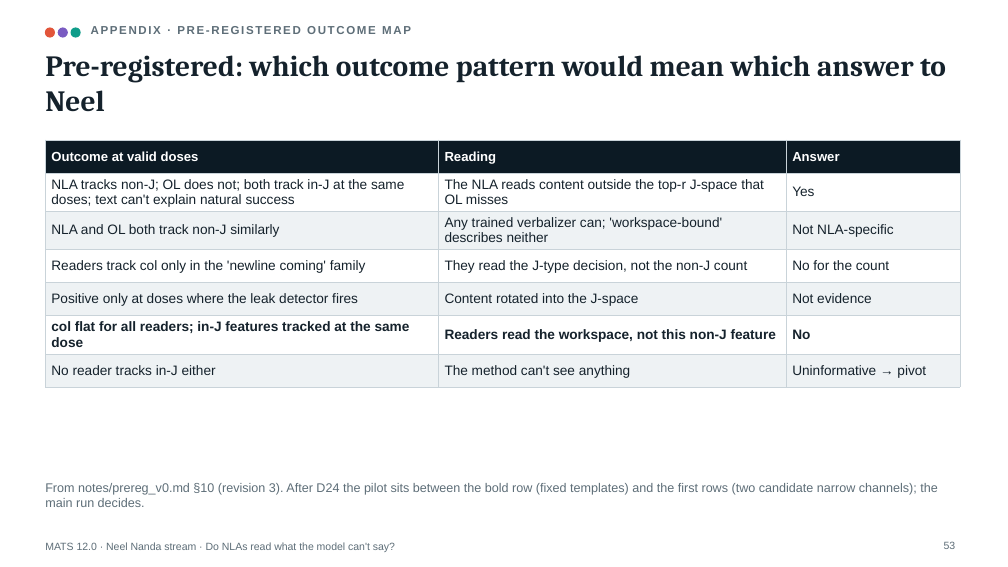
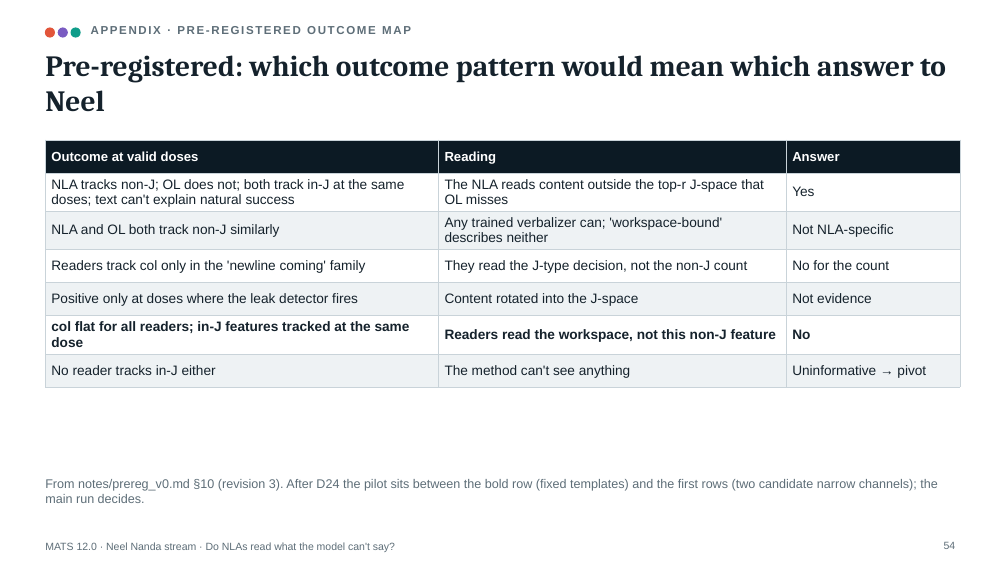
Before and after one commit to Jarus77/mats-nla-workspace, a slide deck: slide 54 of deck/mats_nla_workspace.pptx (slide 53 before the commit). Drawn at 1008x567 pixels with LibreOffice and Linux fonts; fonts in the diff are those of the drawing. Boxes give left, top, right and bottom in pixels: in the first picture for what was removed or moved away, otherwise in the second. Text is boxed around its words. In the diff, an @@ line names an element or a change of style, - is before the commit and + after.

```diff
--- a/deck/mats_nla_workspace.pptx
+++ b/deck/mats_nla_workspace.pptx
@@ text "From notes/prereg_v0.md §10 (revision 3). ...": place and size @@
-text "From notes/prereg_v0.md §10 (revision 3). ..." at [45, 483, 937, 507]
+text "From notes/prereg_v0.md §10 (revision 3). ..." at [45, 479, 937, 503]
@@ page number at [944, 542, 956, 549]: text changed @@
-53
+54
```
Also in this commit, not shown: 12 other slides changed, 2 slides added, 1 slide removed, 51 other files.
